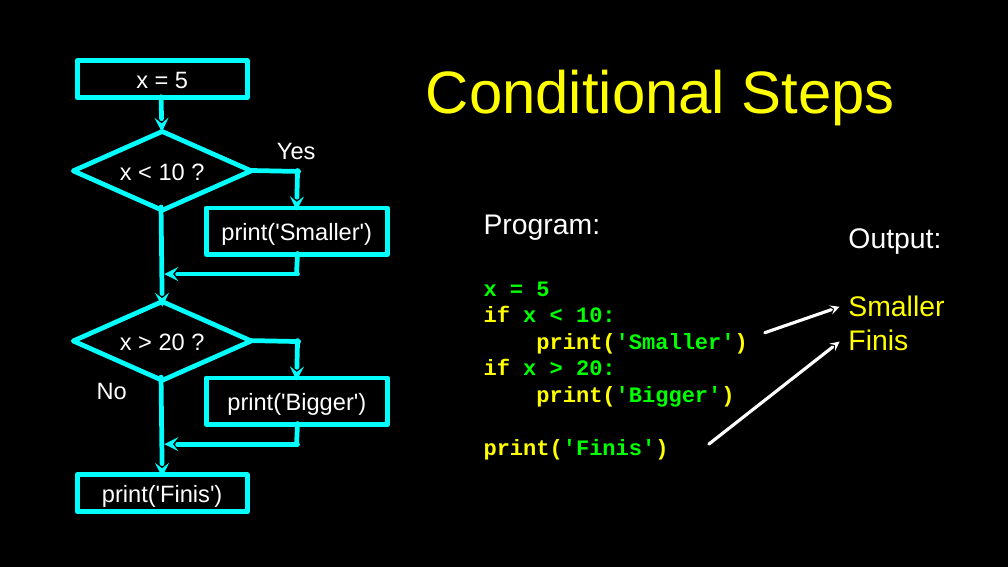
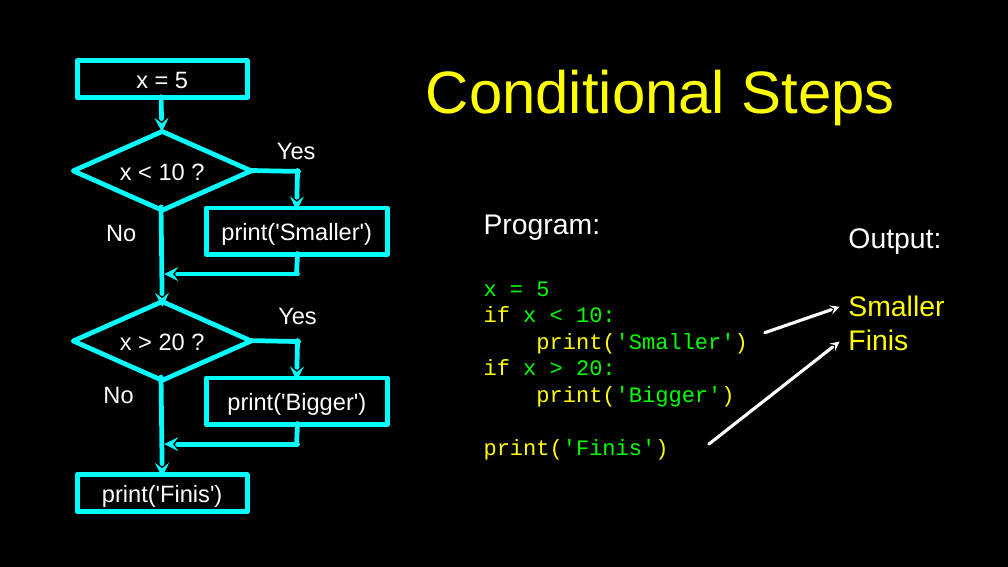
Before and after one commit to csev/py4e, a slide deck: slide 2 of lectures3/Pythonlearn-03-Conditional.pptx. Drawn at 1008x567 pixels with LibreOffice and Linux fonts; fonts in the diff are those of the drawing. Boxes give left, top, right and bottom in pixels: in the first picture for what was removed or moved away, otherwise in the second. Text is boxed around its words. In the diff, an @@ line names an element or a change of style, - is before the commit and + after.

```diff
--- a/lectures3/Pythonlearn-03-Conditional.pptx
+++ b/lectures3/Pythonlearn-03-Conditional.pptx
@@ text added at <box>106,224,136,242</box>, 30 pt, text #FFFFFF @@
+No
@@ text at <box>484,281,747,460</box>: bold off in "x = 5", "if x < 10:", "print('Smaller')", "if x > 20:" and 2 more places @@
@@ text added at <box>278,307,316,325</box>, 30 pt, text #FFFFFF @@
+Yes
@@ text "No": place and size @@
-text "No" at <box>97,382,127,400</box>
+text "No" at <box>103,386,133,404</box>
```
Also in this commit, not shown: 23 other slides changed, 2 other files.
